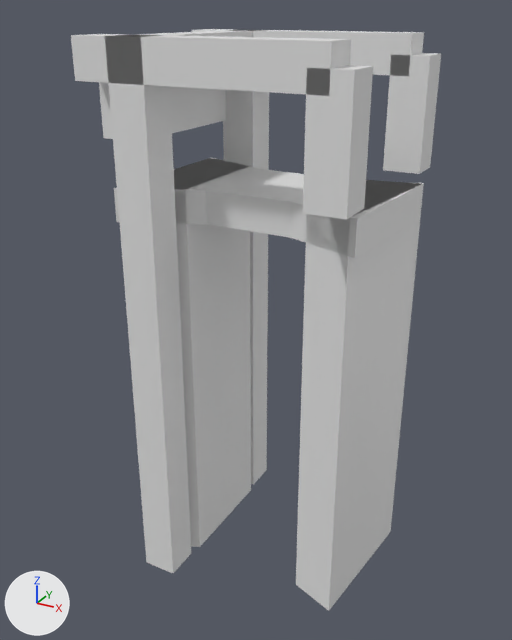
An edit to the glTF model models/hoornaar/hoornaar-brug-38f5c49b/hoornaar-brug-38f5c49b.glb, drawn before and after from the same camera.
Both versions are drawn from a 50 mm lens placed at (7.62, -14.71, 4.12), pointed at (-0.42, -0.09, -3.19). Every picture has the same lights, and +X, +Y and +Z are marked at lower left. The older version comes first.

Names of what the first picture shows: 'building:balans', 'building:balans 2', 'building:contragewicht', 'building:hamei', 'building:hamei 2', 'building:hangstang', 'building:hangstang 2', 'building:portaal', 'road:dek', 'road:landhoofd (aangenomen)', 'road:landhoofd (aangenomen) 2'.
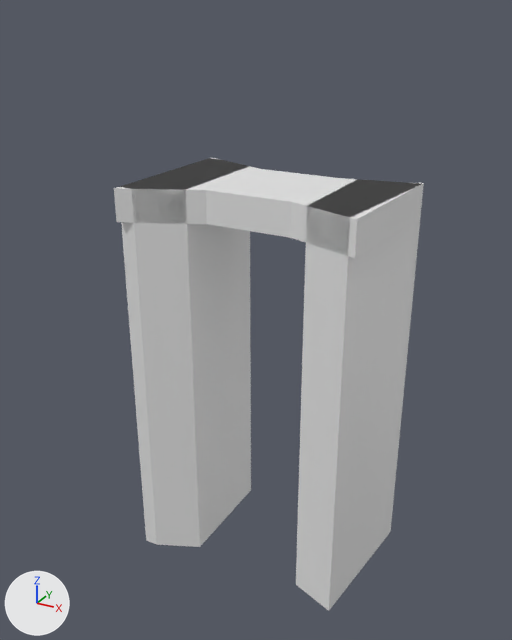
What differs and where, as boxes [x1, y1, x2, y2] in the pictures (512 x 640 px):
'building:hamei 2', deleted: before [105, 35, 191, 573]
'building:balans 2', deleted: before [71, 34, 351, 96]
'building:hangstang 2', deleted: before [303, 65, 373, 220]
'building:hamei', deleted: before [223, 30, 269, 485]
'building:hangstang', deleted: before [383, 53, 441, 174]
'building:balans', deleted: before [192, 29, 424, 76]
'building:contragewicht', deleted: before [99, 82, 226, 139]
'building:portaal', deleted: before [131, 30, 261, 37]

The change, as a list of edits to the scene's bpy script:
```text
Remove ob_building_hamei:
    ob_building_hamei = bpy.data.objects.new('building:hamei', me_hamei)
    ob_building_hamei.location = (0.0, 0.0, 0.0)
Remove ob_building_hamei_2:
    ob_building_hamei_2 = bpy.data.objects.new('building:hamei 2', me_hamei_2)
    ob_building_hamei_2.location = (0.0, 0.0, 0.0)
Remove ob_building_portaal:
    ob_building_portaal = bpy.data.objects.new('building:portaal', me_portaal)
    ob_building_portaal.location = (0.0, 0.0, 0.0)
Remove ob_building_balans:
    ob_building_balans = bpy.data.objects.new('building:balans', me_balans)
    ob_building_balans.location = (0.0, 0.0, 0.0)
Remove ob_building_hangstang:
    ob_building_hangstang = bpy.data.objects.new('building:hangstang', me_hangstang)
    ob_building_hangstang.location = (0.0, 0.0, 0.0)
Remove ob_building_balans_2:
    ob_building_balans_2 = bpy.data.objects.new('building:balans 2', me_balans_2)
    ob_building_balans_2.location = (0.0, 0.0, 0.0)
Remove ob_building_hangstang_2:
    ob_building_hangstang_2 = bpy.data.objects.new('building:hangstang 2', me_hangstang_2)
    ob_building_hangstang_2.location = (0.0, 0.0, 0.0)
Remove ob_building_contragewicht:
    ob_building_contragewicht = bpy.data.objects.new('building:contragewicht', me_contragewicht)
    ob_building_contragewicht.location = (0.0, 0.0, 0.0)
```
